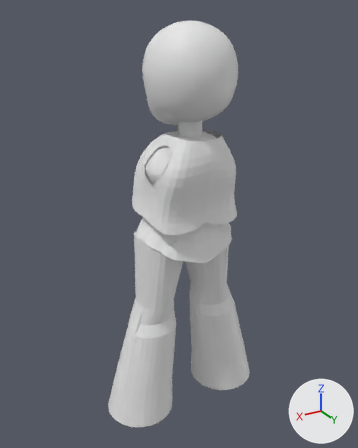
The Blender file Assets/Modelagens 3D/Modelagem_Personagens/Pandora_M.blend as it was, and as the next commit left it.
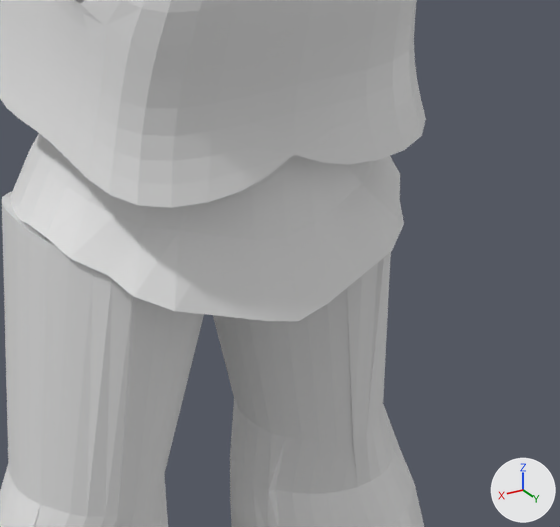
Each version appears first whole from a 50 mm lens placed at (0.942, 1.728, 1.983), pointed at (0.027, 0.203, 1.22), and next in a close-up on the part from 37% to 75% of the width and 41% to 70% of the height. The axes (+X, +Y, +Z) are drawn at lower right. The lights are the same throughout. The last two pictures show the newer version.
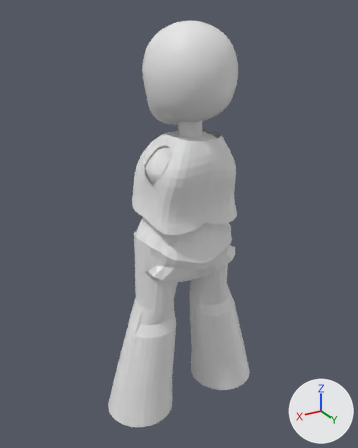
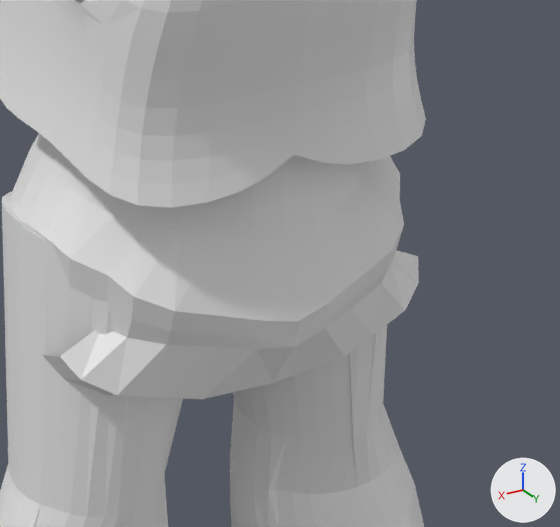
Commit message: Pandora Blender Modelo Progresso

What differs and where, as boxes (x1, y1, x2, y2) in the close-ups (560 x 527 px):
```json
{"object": "Cylinder.002", "change": "reshaped", "before": [10, 134, 404, 321], "after": [10, 134, 419, 399]}
{"part": 1, "of": "me_cylinder_001", "change": "added", "after": [22, 221, 419, 399]}
```

The change, as JSON lines over the scene's bpy script:
```json
{"block": "me_cylinder_001", "where": "# used by ob_cylinder_002; location = (0.015, 0.0, 1.154); scale = (-0.144, -0.144, -0.144)"}
{"op": "remove", "block": "me_cylinder_001", "code": "me_cylinder_001.from_pydata(...)  # 51 vertices, 32 faces; spans x -1.32..0.0, y -2.64..-0.46, z -0.99..0.24"}
{"op": "add", "block": "me_cylinder_001", "code": "me_cylinder_001.from_pydata(...)  # 97 vertices, 74 faces; spans x -1.39..0.0, y -2.64..-0.46, z -0.99..0.94"}
{"block": "me_cylinder_001", "change": "me_cylinder_001 part 1"}
{"block": "me_cylinder_001", "change": "46 vertices are added at x -1.39..0.0, y -2.61..-0.66, z -0.07..0.94"}
{"block": "me_cylinder_001", "change": "42 new faces join them"}
```
